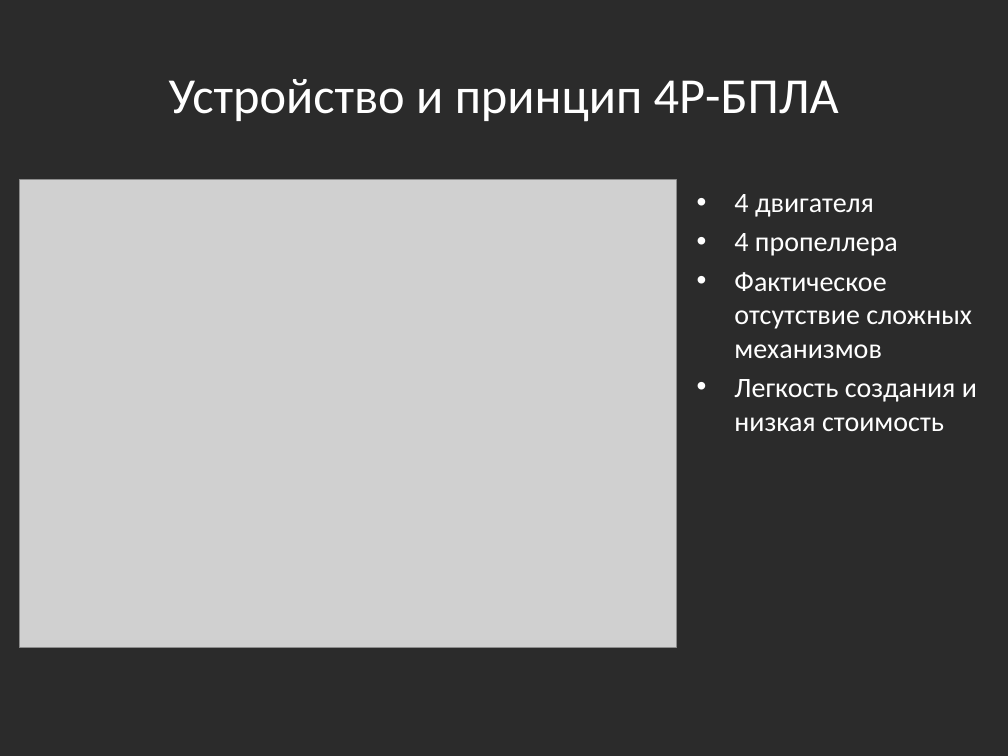
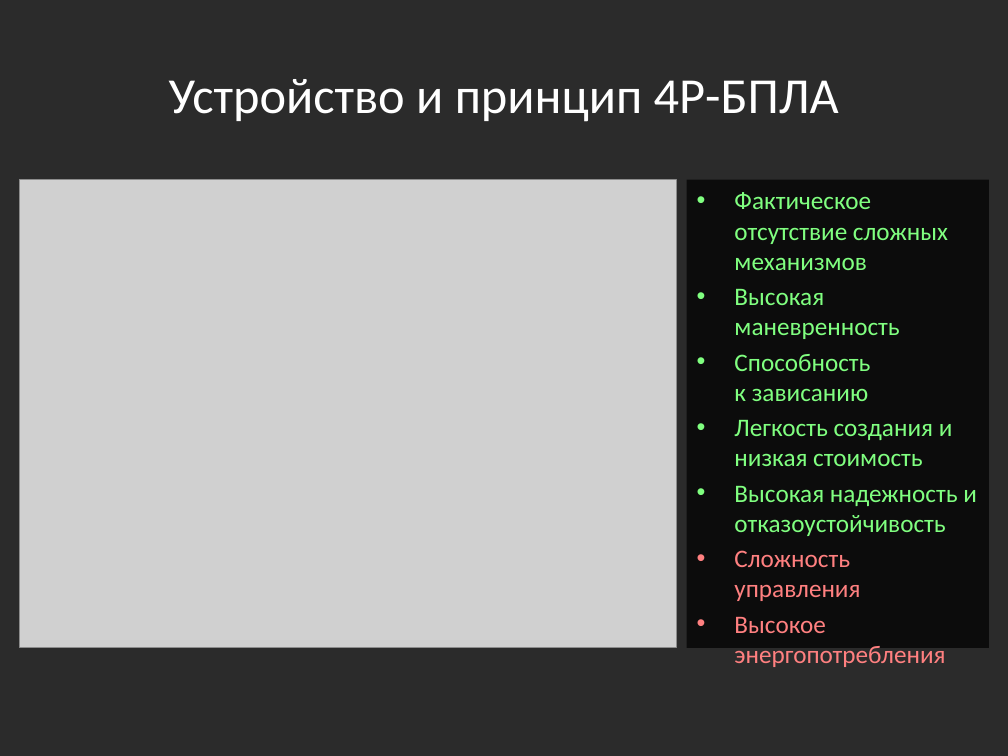
Before and after one commit to yaceq/quadro-xds, a slide deck: slide 6 of Docs/Medias2012_dhg.pptx. Drawn at 1008x756 pixels with LibreOffice and Linux fonts; fonts in the diff are those of the drawing; grey boxes stand for pictures; background and template pictures are left out; a plain dark background stands for a picture behind light text. Boxes give left, top, right and bottom in pixels: in the first picture for what was removed or moved away, otherwise in the second. Text is boxed around its words. In the diff, an @@ line names an element or a change of style, - is before the commit and + after.

```diff
--- a/Docs/Medias2012_dhg.pptx
+++ b/Docs/Medias2012_dhg.pptx
@@ text "Фактическое отсутствие сложных механизмов": place and size @@
-text "Фактическое отсутствие сложных механизмов" at [734,194,977,431]
+text "Фактическое отсутствие сложных механизмов" at [686,179,989,648]
@@ text "Фактическое отсутствие сложных механизмов" at [686,179,989,648]: fill none to #000000 at 70% opacity @@
@@ text at [734,194,898,256]: paragraphs removed @@
-• 4 двигателя
-• 4 пропеллера
@@ text at [734,192,953,466]: size 20 to 18 pt, text colour #FFFFFF to #80FF80 in "Фактическое отсутствие сложных механизмов", "Легкость создания и низкая стоимость" @@
@@ text at [734,288,899,401]: paragraphs added @@
+• Высокая маневренность
+• Способность
+  к зависанию
@@ text at [734,485,977,633]: paragraphs added @@
+• Высокая надежность и отказоустойчивость
+• Сложность управления
+• Высокое энергопотребления
```
Also in this commit, not shown: 5 other slides changed, 4 slides added.
